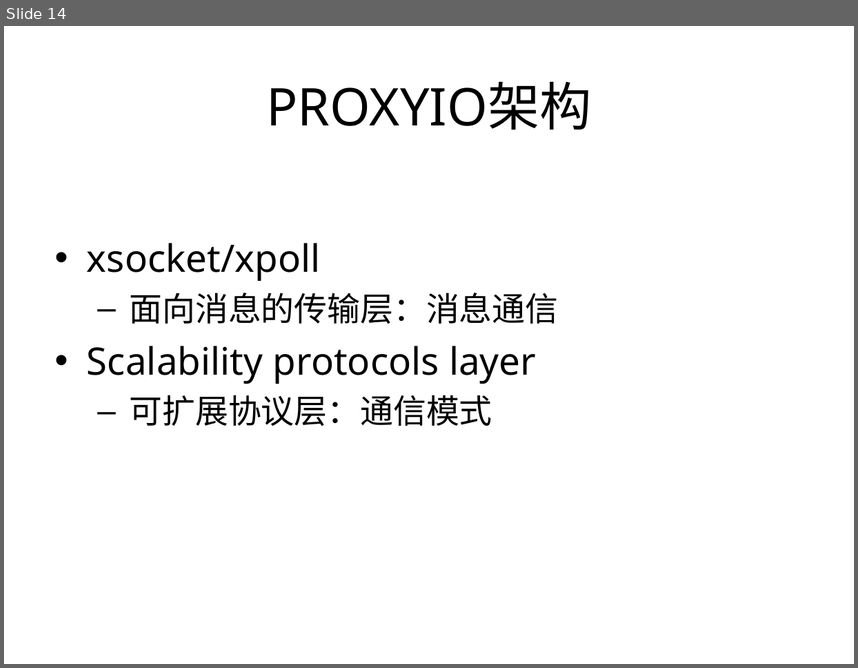
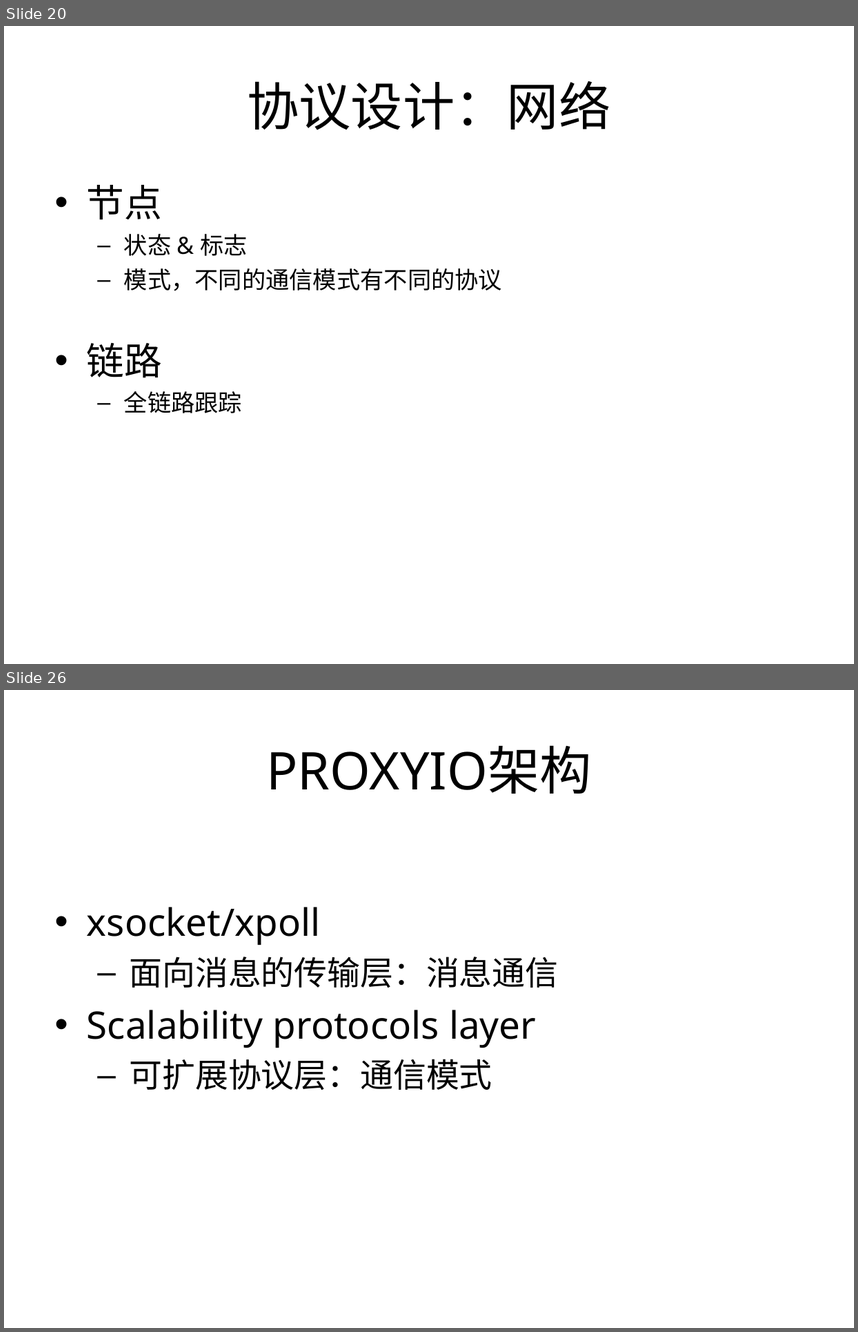
Before and after one commit to proxyio/xio, a slide deck: docs/PROXYIO.ppt. Shown one above the other, each under a label of ours: slide 14 before the commit, slides 20 and 26 after it; the slides between them are not shown. The pictures are 858x668 and 858x1332 pixels, drawn with LibreOffice and Linux fonts; fonts in the diff are those of the drawing. Boxes give left, top, right and bottom in pixels: in the first picture for what was removed or moved away, otherwise in the second. Text is boxed around its words. In the diff, an @@ line names an element or a change of style, - is before the commit and + after.

```diff
--- a/docs/PROXYIO.ppt
+++ b/docs/PROXYIO.ppt
@@ slide 20 added at (4,26,854,664), background #FFFFFF @@
@@ title added at (247,81,611,130), 44 pt, text #000000 @@
+协议设计：网络
@@ text added at (87,185,502,413), 20 pt, text #000000 @@
+• 节点
+  – 状态 & 标志
+  – 模式，不同的通信模式有不同的协议
+• 链路
+  – 全链路跟踪
@@ what was slide 14 is now slide 26 @@
```
Also in this commit, not shown: 12 slides changed, 11 other slides added.
